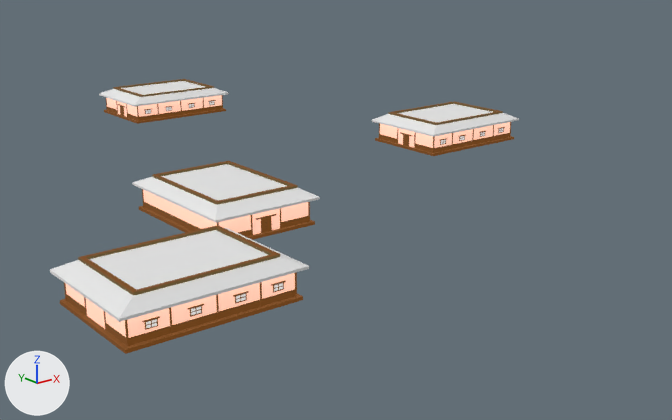
Two versions of the FBX model Assets/Content/Models/Buildings/Buildings_Set_01.fbx, one commit apart.
Both versions are drawn from a camera (50 mm lens) standing at (-22.93, -48.95, 11.83) and looking at (3.75, -15.6, -1.51). The axes (+X, +Y, +Z) are drawn at lower left. The lights are the same throughout. Where no turn or scale is listed for an object, it has been applied to the vertices.
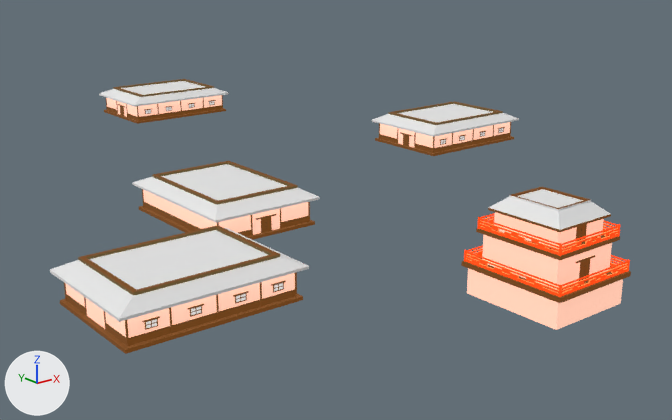
Pixel boxes [x1, y1, x2, y2] of what changed, in the pictures (672 x 420 px):
'Cube.035', reshaped (24% wider): before [50, 79, 519, 354]; after [50, 79, 631, 354]
part 1 of me_cube_052, added: after [562, 261, 628, 286]
part 2 of me_cube_052, added: after [561, 270, 628, 296]
part 3 of me_cube_052, added: after [466, 251, 559, 286]
part 4 of me_cube_052, added: after [465, 260, 559, 296]
part 5 of me_cube_052, added: after [562, 225, 619, 245]
part 6 of me_cube_052, added: after [561, 235, 618, 255]
part 7 of me_cube_052, added: after [479, 218, 559, 245]
part 8 of me_cube_052, added: after [479, 227, 559, 255]
part 9 of me_cube_052, added (beige): after [461, 187, 631, 330]

What the commit changed:
Picture 'FlagOURCompany.png' (img_flagourcompany_png) is new.
Material 'Flag' (mat_flag) is new.
Its texture is img_flagourcompany_png.
me_cube_052 is used by ob_cube_035; location (0.0, 0.0, 0.0).
me_cube_052 had 1440 vertices, 836 faces and spanned x -12.7..17.2, y -26.4..6.7, z 0.0..1.5.
me_cube_052 now has 3165 vertices, 2482 faces and spans x -12.7..17.2, y -33.0..6.7, z -0.1..3.4.
me_cube_052 part 1: a new loose piece, a box spanning x -1.584..1.853, y -32.957..-32.915, z 1.358..1.399, in mat_mat_generaltex.
me_cube_052 part 2: a new loose piece, a box spanning x -1.584..1.853, y -32.957..-32.915, z 1.044..1.085, in mat_mat_generaltex.
me_cube_052 part 3: a new loose piece, a box spanning x -1.585..-1.543, y -32.943..-29.043, z 1.358..1.399, in mat_mat_generaltex.
me_cube_052 part 4: a new loose piece, a box spanning x -1.585..-1.543, y -32.943..-29.043, z 1.044..1.085, in mat_mat_generaltex.
me_cube_052 part 5: a new loose piece, a box spanning x -1.313..1.582, y -32.676..-32.635, z 2.532..2.573, in mat_mat_generaltex.
me_cube_052 part 6: a new loose piece, a box spanning x -1.313..1.582, y -32.676..-32.635, z 2.218..2.259, in mat_mat_generaltex.
me_cube_052 part 7: a new loose piece, a box spanning x -1.343..-1.302, y -32.627..-29.389, z 2.532..2.573, in mat_mat_generaltex.
me_cube_052 part 8: a new loose piece, a box spanning x -1.343..-1.302, y -32.627..-29.389, z 2.218..2.259, in mat_mat_generaltex.
me_cube_052 part 9: 1485 vertices added at x -1.7..1.9, y -33.0..-29.0, z -0.1..3.4.
me_cube_052 now uses material mat_flag (picture img_flagourcompany_png).
